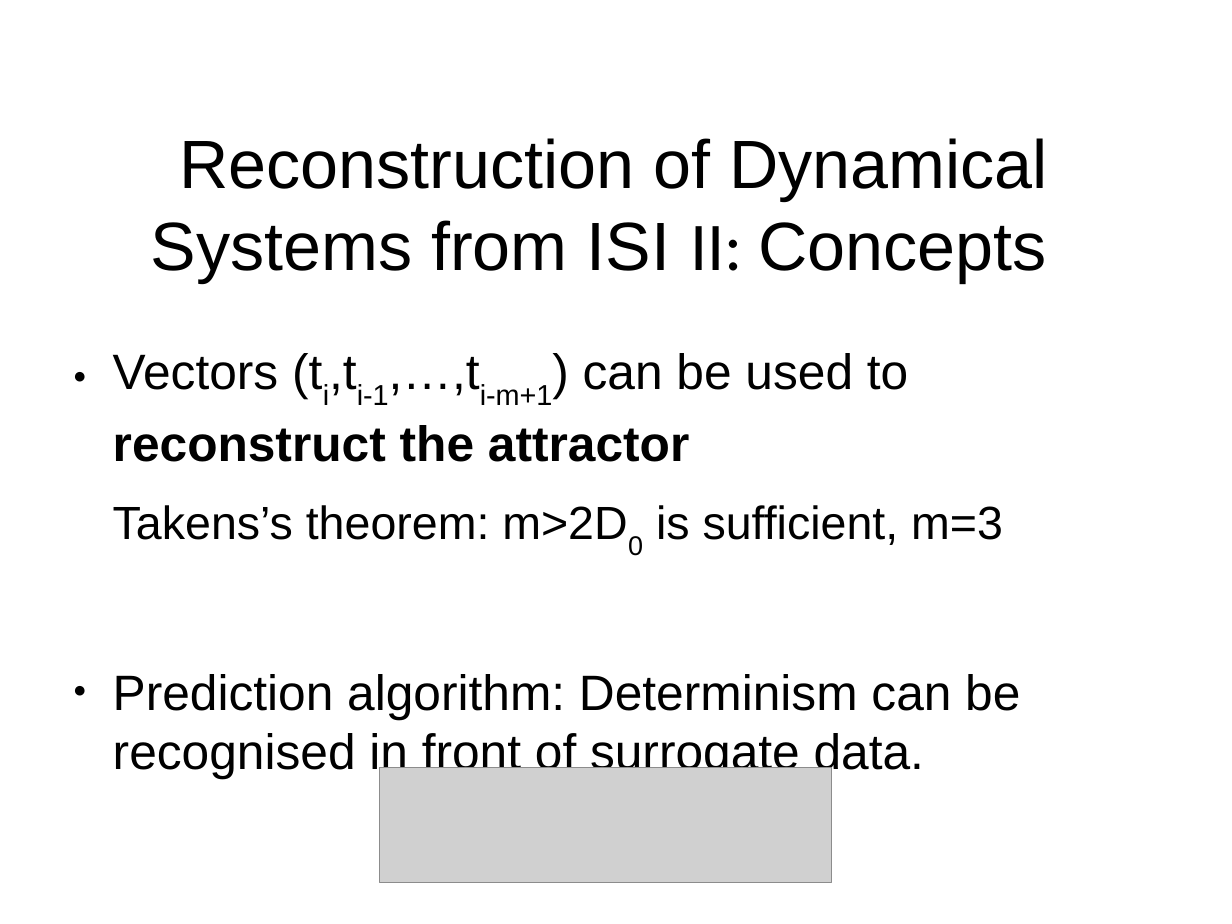
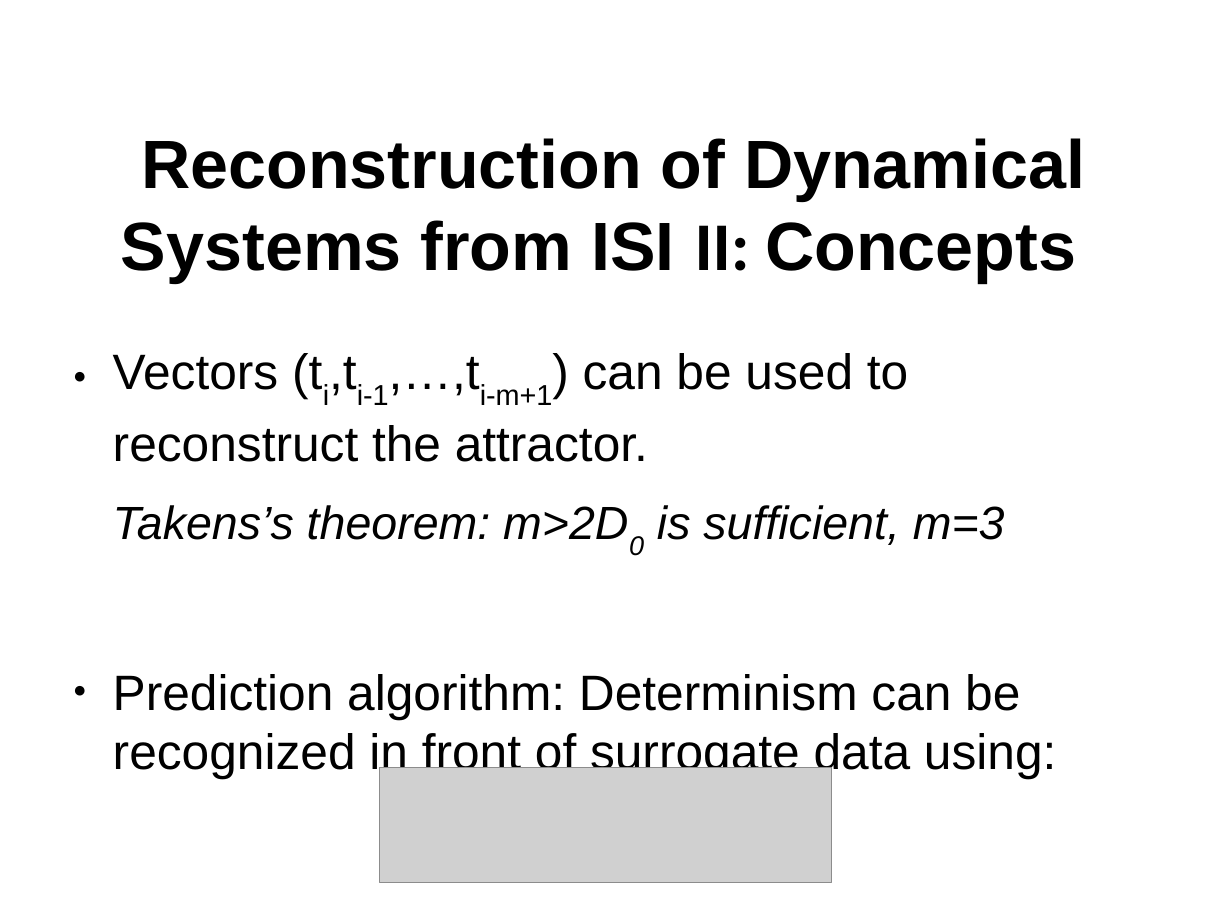
Before and after one commit to aarcascuerda/Reconstruction-of-dynamical-systems-from-ISIs, a slide deck: slide 7 of presentation/presentation.odp (slide 6 before the commit). Drawn at 1232x924 pixels with LibreOffice and Linux fonts; fonts in the diff are those of the drawing; grey boxes stand for pictures; background and template pictures are left out. Boxes give left, top, right and bottom in pixels: in the first picture for what was removed or moved away, otherwise in the second. Text is boxed around its words. In the diff, an @@ line names an element or a change of style, - is before the commit and + after.

```diff
--- a/presentation/presentation.odp
+++ b/presentation/presentation.odp
@@ title "Reconstruction of Dynamical Systems from ..." at (x1=121, y1=138, x2=1085, y2=283): bold on @@
@@ text at (x1=113, y1=353, x2=908, y2=462): text changed @@
-● Vectors (ti,ti-1,…,ti-m+1) can be used to reconstruct the attractor
+● Vectors (ti,ti-1,…,ti-m+1) can be used to reconstruct the attractor.
@@ text at (x1=113, y1=505, x2=1005, y2=545): italic on in "Takens’s theorem: m>2D0 is sufficient, m=3" @@
@@ text at (x1=113, y1=674, x2=1056, y2=779): text changed @@
-● Prediction algorithm: Determinism can be recognised in front of surrogate data.
+● Prediction algorithm: Determinism can be recognized in front of surrogate data using:
```
Also in this commit, not shown: 5 other slides changed, 1 slide added, 1 slide removed, 2 other files.
